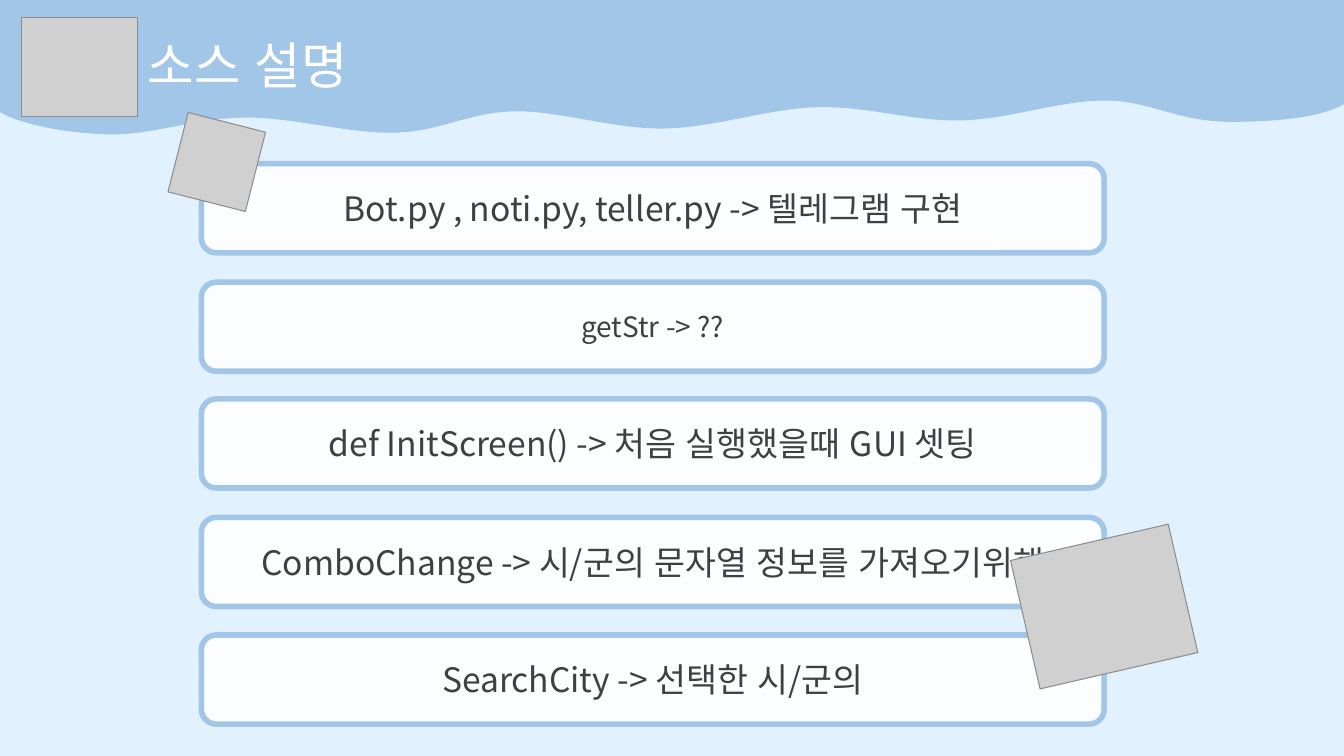
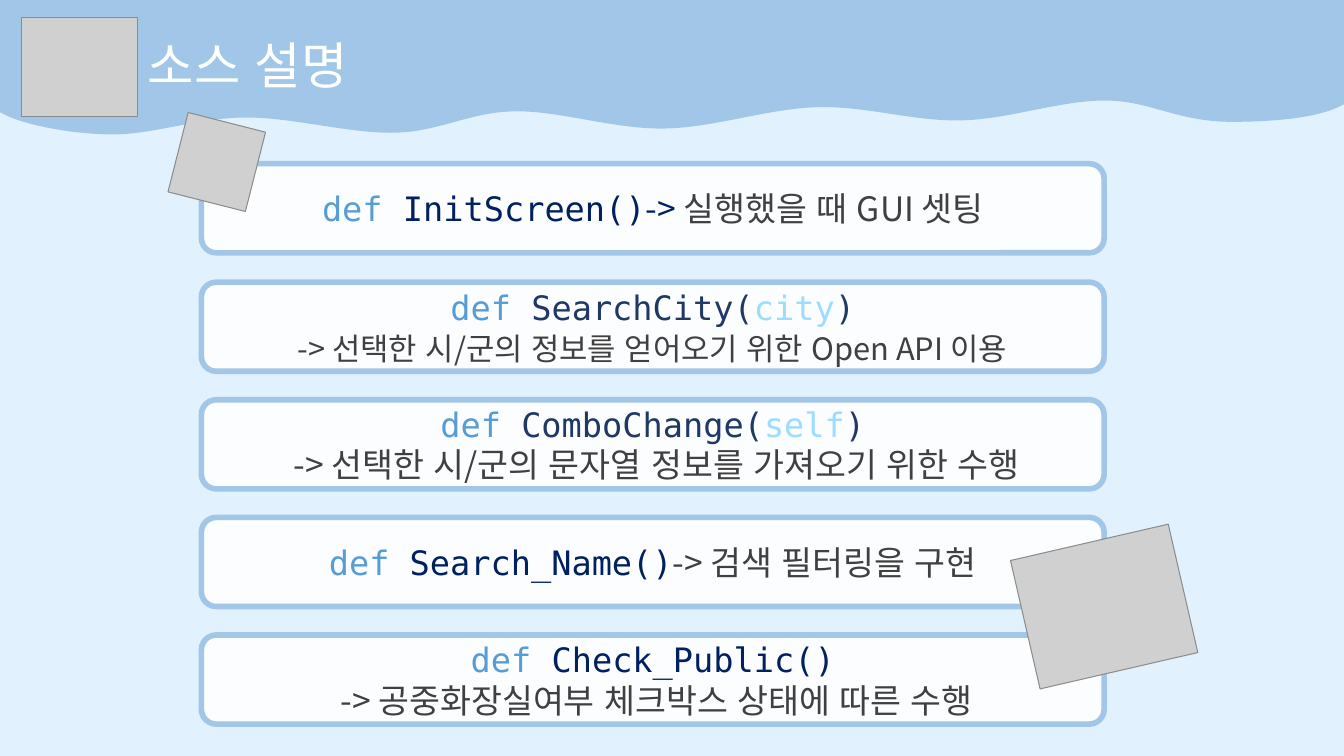
Before and after one commit to HongMyengJin/scriptlang, a slide deck: slide 11 of TermProject/Term최종발표.pptx (slide 6 before the commit). Drawn at 1344x756 pixels with LibreOffice and Linux fonts; fonts in the diff are those of the drawing; grey boxes stand for pictures. Boxes give left, top, right and bottom in pixels: in the first picture for what was removed or moved away, otherwise in the second. Text is boxed around its words. In the diff, an @@ line names an element or a change of style, - is before the commit and + after.

```diff
--- a/TermProject/Term최종발표.pptx
+++ b/TermProject/Term최종발표.pptx
@@ rounded rectangle "def InitScreen()-> 실행했을 때 GUI ...": place and size @@
-rounded rectangle "def InitScreen()-> 실행했을 때 GUI ..." at bbox=[202, 399, 1105, 488]
+rounded rectangle "def InitScreen()-> 실행했을 때 GUI ..." at bbox=[202, 163, 1105, 252]
@@ rounded rectangle removed at bbox=[202, 163, 1105, 252] @@
-Bot.py , noti.py, teller.py -> 텔레그램 구현
@@ text in rounded rectangle at bbox=[322, 193, 984, 226]: text changed; font Noto Sans CJK KR to DejaVu Sans Mono; text colour #404040 to #002060 @@
-def InitScreen() -> 처음 실행했을때 GUI 셋팅
+def InitScreen()-> 실행했을 때 GUI 셋팅
@@ rounded rectangle "def SearchCity(city)": place and size @@
-rounded rectangle "def SearchCity(city)" at bbox=[202, 635, 1105, 724]
+rounded rectangle "def SearchCity(city)" at bbox=[202, 282, 1105, 371]
@@ rounded rectangle removed at bbox=[202, 282, 1105, 371] @@
-getStr -> ??
@@ text in rounded rectangle at bbox=[332, 294, 1007, 369]: text changed; size 24 to 22 pt @@
-SearchCity -> 선택한 시/군의
+def SearchCity(city)
+-> 선택한 시/군의 정보를 얻어오기 위한 Open API 이용
@@ rounded rectangle "def ComboChange(self)": place and size @@
-rounded rectangle "def ComboChange(self)" at bbox=[202, 517, 1105, 606]
+rounded rectangle "def ComboChange(self)" at bbox=[202, 400, 1105, 489]
@@ text in rounded rectangle at bbox=[332, 411, 1020, 487]: text changed @@
-ComboChange -> 시/군의 문자열 정보를 가져오기위해
+def ComboChange(self)
+-> 선택한 시/군의 문자열 정보를 가져오기 위한 수행
@@ rounded rectangle added at bbox=[202, 517, 1105, 606], fill #FBFDFF, outline #A1C6E7 4 pt, 24 pt, text #002060 @@
+def Search_Name()-> 검색 필터링을 구현
@@ rounded rectangle added at bbox=[202, 635, 1105, 724], fill #FBFDFF, outline #A1C6E7 4 pt, 24 pt, text #404040 @@
+def Check_Public()
+-> 공중화장실여부 체크박스 상태에 따른 수행
```
Also in this commit, not shown: 4 other slides changed, 7 slides added, 1 slide removed, 52 other files.
